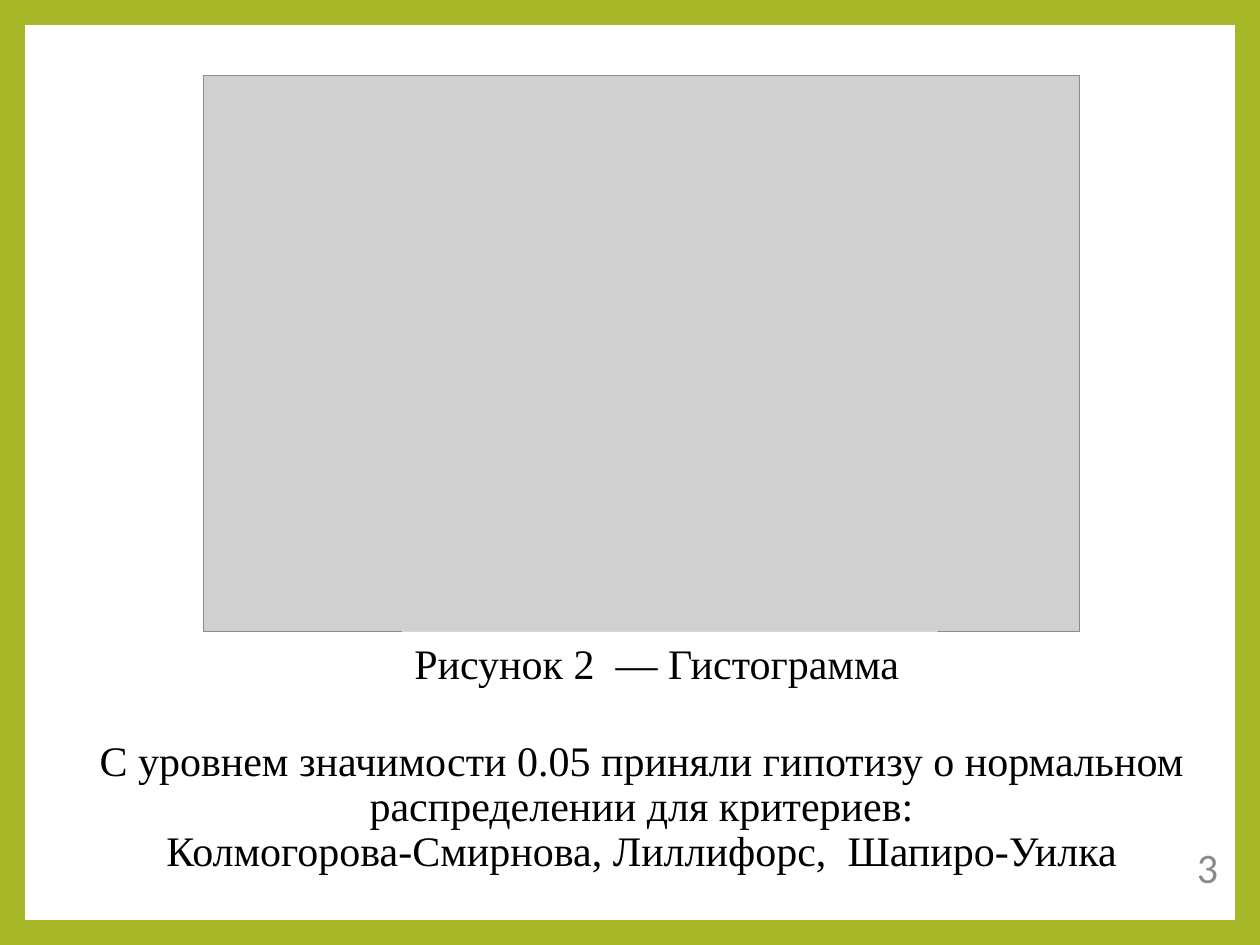
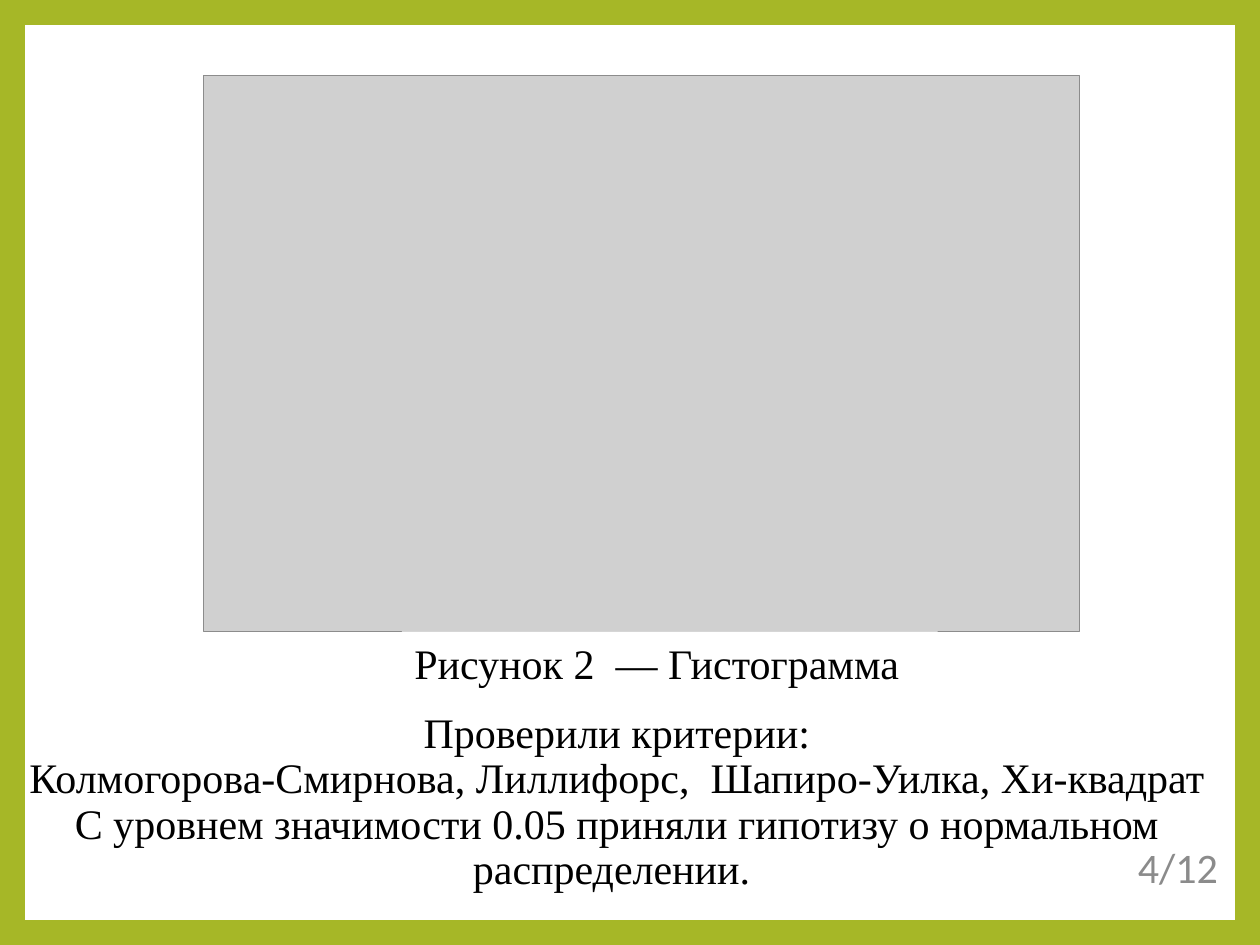
Before and after one commit to Ivan456/diplom, a slide deck: slide 4 of Ivan Vodich.ppt (slide 3 before the commit). Drawn at 1260x945 pixels with LibreOffice and Linux fonts; fonts in the diff are those of the drawing; grey boxes stand for pictures. Boxes give left, top, right and bottom in pixels: in the first picture for what was removed or moved away, otherwise in the second. Text is boxed around its words. In the diff, an @@ line names an element or a change of style, - is before the commit and + after.

```diff
--- a/Ivan Vodich.ppt
+++ b/Ivan Vodich.ppt
@@ title at [29,720,1204,893]: text changed @@
-С уровнем значимости 0.05 приняли гипотизу о нормальном распределении для критериев:
-Колмогорова-Смирнова, Лиллифорс, Шапиро-Уилка
+Проверили критерии:
+Колмогорова-Смирнова, Лиллифорс, Шапиро-Уилка, Хи-квадрат
+С уровнем значимости 0.05 приняли гипотизу о нормальном распределении.
@@ text at [1138,854,1218,885]: text changed @@
-3
+4/12
```
Also in this commit, not shown: 9 other slides changed, 1 slide added, 2 other files.
